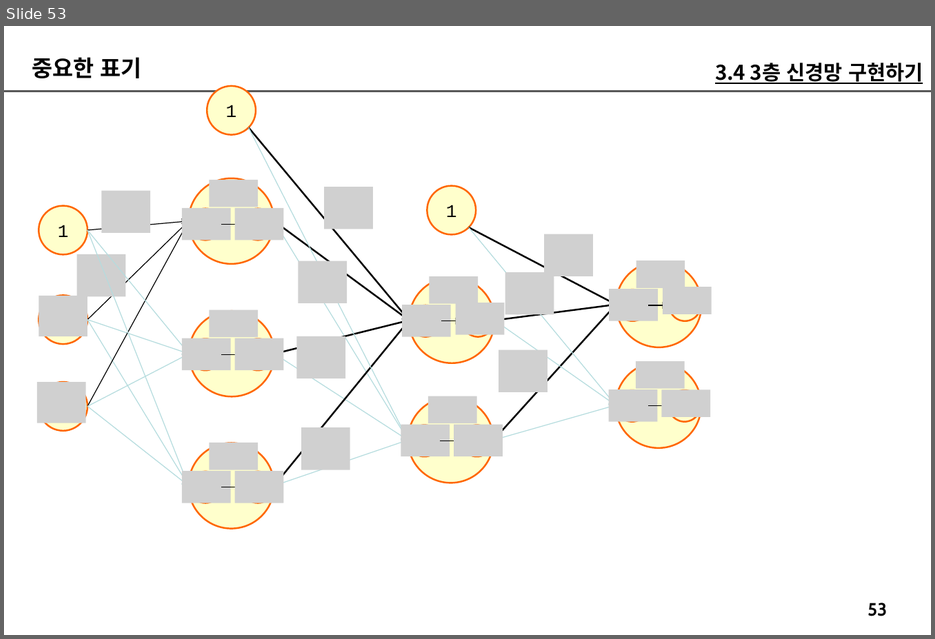
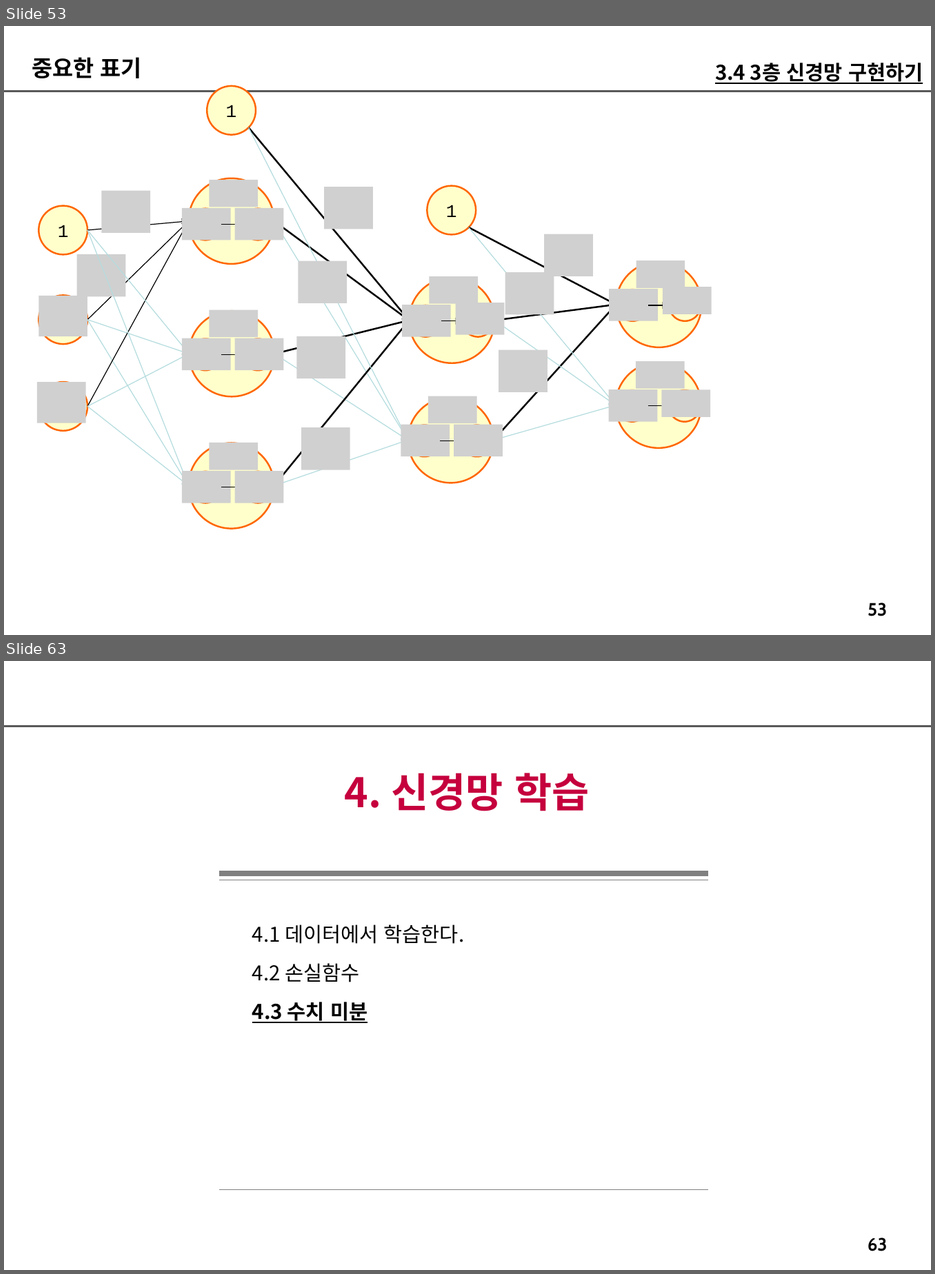
Before and after one commit to imguru-mooc/AI_Basic, a slide deck: 인공지능_2(판서).pptx. Shown one above the other, each under a label of ours: slide 53 before the commit, slides 53 and 63 after it; the slides between them are not shown. The pictures are 935x639 and 935x1274 pixels, drawn with LibreOffice and Linux fonts; fonts in the diff are those of the drawing; grey boxes stand for pictures. Boxes give left, top, right and bottom in pixels: in the first picture for what was removed or moved away, otherwise in the second. Text is boxed around its words. In the diff, an @@ line names an element or a change of style, - is before the commit and + after.

```diff
--- a/인공지능_2(판서).pptx
+++ b/인공지능_2(판서).pptx
@@ slide 63 added at (x1=4, y1=661, x2=931, y2=1270), background #FFFFFF; not listed: 2 template elements that a slide beside it also shows @@
@@ text added at (x1=345, y1=773, x2=589, y2=811), 36 pt, text #C5003D, bold @@
+4. 신경망 학습
@@ line added from (219, 874) to (709, 874), #808080 4.5 pt @@
@@ line added from (219, 880) to (709, 880), #808080 0.75 pt @@
@@ text added at (x1=252, y1=925, x2=465, y2=1023), 18 pt, text #000000 @@
+4.1 데이터에서 학습한다.
+4.2 손실함수
+4.3 수치 미분
@@ line added from (219, 1190) to (709, 1190), #808080 0.75 pt @@
```
Also in this commit, not shown: 7 slides changed, 16 other slides added.
